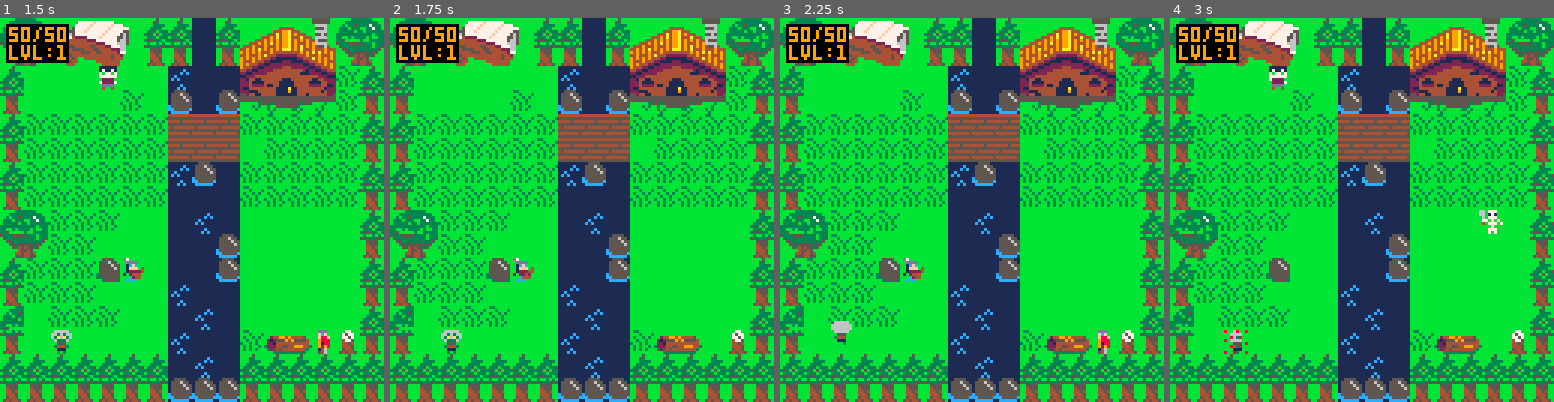
Above: before the commit, frames 1-4 (left to right).
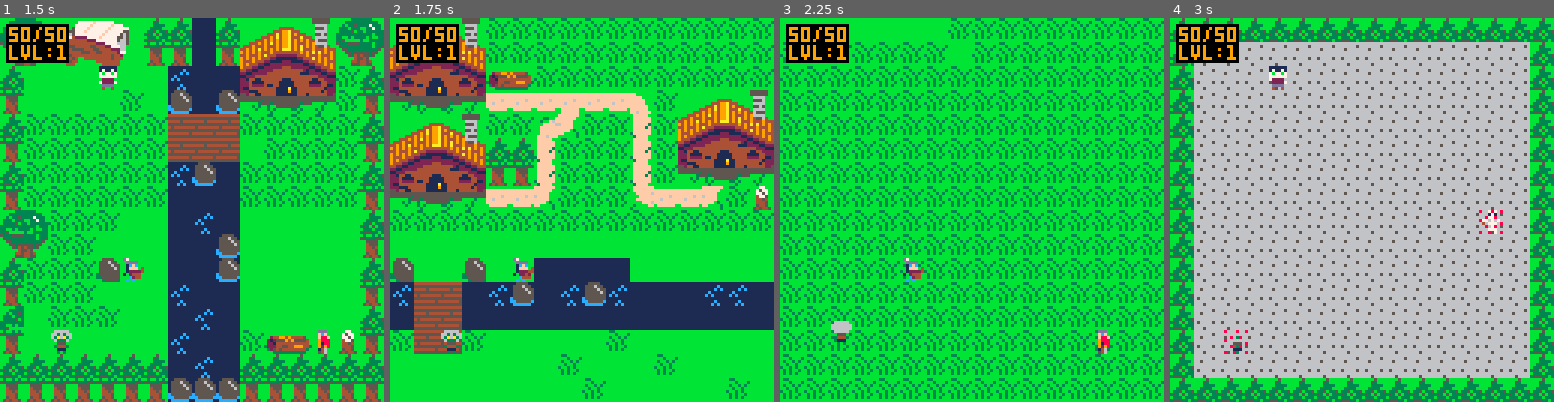
Above: after the commit, the same moments.

Repository: shaneknows/adv-game
Game: PICO-8 cartridge gettothepoint.p8
The game is run twice, just before and just after one commit, with the same random seed, the same clock (stepped at 60 frames per second) and the same inputs.
Inputs:
- Up to frame 1 (1.5 s): tap X (X key) at 0.33, 1.07 s; tap O (Z key) at 0.7 s
- Up to frame 2 (1.75 s): hold Right from 1.6 s (still down); tap O (Z key) at 1.7 s
- Up to frame 3 (2.25 s): tap X (X key) at 1.85 s; release Right at 2.1 s; tap O (Z key) at 2.1 s; hold Up from 2.15 s (still down)
- Up to frame 4 (3 s): release Up at 2.42 s; hold Right from 2.47 s (still down); tap O (Z key) at 2.5, 2.9 s; tap X (X key) at 2.97 s

Frame 1 is identical in both runs. In frame 2, 65% of the frame differs, in the area x 0-100%, y 0-100%; in frame 3, 45%; in frame 4, 87%.

Commit message:
some levels

Diff:
--- a/gettothepoint.p8
+++ b/gettothepoint.p8
@@ -14,7 +14,7 @@
 	if script_active then
 		script_update()
 	else
-		control_all(players)
+		control(p)
 	end
 
 	move_all(enemies)
@@ -29,7 +29,7 @@
 function _draw()
  cls()
  map(m.cx,m.cy,m.sx,m.sy,m.cw,m.ch,m.l)
- draw_all(players)
+ if(p) draw_o(p)
  draw_all(npcs)
 	draw_all(enemies)
 	--player stats
@@ -186,7 +186,6 @@
 -->8
 --player
 function make_player()
-	players={}
 	p = {}
 	p.hp=50
 	p.speed=1
@@ -206,31 +205,28 @@
 	p.atk_cd=0--cool down counter
 	inv={gold=0}
 	q={}
-	add(players,p)
 end
 
 --detect input for all
-function control_all(arr)
-	for p in all(arr) do
-		move(p)
-		--attack/interact
- 	if(btnp(5))then
-	 	foreach(npcs, check_npc)
-	 	--only attack if cooldown=0
-	 	if (p.atk_cd==0)then
- 		 foreach(enemies, check_enemy)
- 		 p.atk_cd=p.atk_ts
- 		end
-	 end
-	 if(btnp(4))then
-	  load_lvl(lvl+1)
-	 end
-	 --attacking
-	 if p.atk_cd>0 then
-	 	p.atk_cd-=1
-	 end
-
-	end
+function control(p)
+	move(p)
+	--attack/interact
+	if(btnp(5))then
+	foreach(npcs, check_npc)
+	--only attack if cooldown=0
+	--and we aren't talking
+	if (p.atk_cd==0 and not text)then
+	 foreach(enemies, check_enemy)
+	  p.atk_cd=p.atk_ts
+ 	end
+ end
+ if(btnp(4))then
+  load_lvl(lvl+1)
+ end
+ --attacking
+ if p.atk_cd>0 then
+ 	p.atk_cd-=1
+ end
 end
 
 --move using ai
@@ -300,15 +296,19 @@
 --draws collection of things
 function draw_all(group)
 	for i in all(group)do
-		 spr(i.a_fr,i.x,i.y,i.height,i.width,i.flip)
-		 -- attacking
-		 if (not i.atk_cd) i.atk_cd=0
-		 if (i.atk_cd > 0) then
-		  --todo: custom anims and
-		  --stop before cooldown
-		  spr(153,i.x,i.y,i.height,i.width)
-		 end
-	end
+		 draw_o(i)
+	end
+end
+
+function draw_o(i)
+ spr(i.a_fr,i.x,i.y,i.height,i.width,i.flip)
+ -- attacking
+ if (not i.atk_cd) i.atk_cd=0
+ if (i.atk_cd > 0) then
+  --todo: custom anims and
+  --stop before cooldown
+  spr(153,i.x,i.y,i.height,i.width)
+ end
 end
 -->8
 --map code
@@ -346,7 +346,7 @@
 m={}
 function load_lvl(num)
 	lvl=num
-	players={}
+	p=nil
 	npcs={}
 	enemies={}
 	e_types={}
@@ -376,12 +376,16 @@
 		add(e_types,"bt")
 	elseif(lvl==2) then
 		make_player()
+		 	-- set map
+		m={cx=16,cy=0,sx=0,sy=0,cw=120,ch=120,l=nil}
 	 add(npcs,lin)
 	 enemy_max=5
 		e_fqcy=5
 	 add(e_types,"spdr")
 	elseif(lvl==3) then
 		make_player()
+		 	-- set map
+		m={cx=32,cy=0,sx=0,sy=0,cw=120,ch=120,l=nil}
 		add(npcs,lin)
 		add(npcs,npc1)
 		enemy_max=8
@@ -389,6 +393,8 @@
 		add(e_types,"skltn")
 	elseif(lvl==4) then
 		make_player()
+		 	-- set map
+		m={cx=48,cy=0,sx=0,sy=0,cw=120,ch=120,l=nil}
 	 add(npcs,npc1)
 	 enemy_max=10
 	 e_fqcy=20
@@ -396,6 +402,8 @@
 		add(e_types,"skltn")
 	elseif(lvl==5) then
 		make_player()
+		-- set map
+		m={cx=64,cy=0,sx=0,sy=0,cw=120,ch=120,l=nil}
 	 add(npcs,v)
 	 enemy_max=10
 	 e_fqcy=30
@@ -682,7 +690,7 @@
 --move all non-player
 function move_all(group)
 	for i in all(group)do
-		move_enemy(i,players[1])
+		move_enemy(i,p)
 		-- update atk ctr
 		if i.atk_cd>0 then
 	 	i.atk_cd-=1
@@ -716,8 +724,7 @@
  local tx=t.x
  local ty=t.y
 
- -- check if within range
- -- of t to hit
+ -- don't move if in range
  if (object_in_range(e,tx,ty))return
 
 	local cl=cmap(e,e.x-1)
@@ -766,7 +772,13 @@
  end
 
 	-- collision, revert movement
-	if(cmap(e)) e.x=ex e.y=ey
+	if(cmap(e)) then
+	 e.x=ex e.y=ey
+	else
+	 --don't allow instant move
+	 -- and attack
+		e.atk_cd=30
+	end
 end
 __gfx__
 00666660006666600066666000666660006666600066666000066000000660000006600000000000000000000000000000000000000000000000000000000000
@@ -817,22 +829,22 @@
 1111111111111111c5555555bb4445bbbbbbbb45545bbbbbbb4445bb00000000bbbbb45454bb4444444445444bbbbbbb949494944422111111122444a4949494
 1111c11111111111cc55555cbb5445bbbbbbb4454454bbbbbb5445bb00000000bbbbb44544bbbbbb44444444bbbbbbbb94449444221111222111122444949444
 111c1c11111111111cccccc1b545445bbbbbb5554455bbbbb545445b00000000bbbbbb444bbbbbbbbb444444bbbbbbbb94944422112222222222211224449494
-55555555666666660000000000000000000000000000000000000000000000000000000000000000000000000000000094442211222222444222222112244494
-66666666666666560000000000000000000000000000000000000000000000000000000000000000000000000000000044221122222444444444421221122444
-55555556665666660000000000000000000000000000000000000000000000000000000000000000000000000000000022112222244444444444111222211222
-55555556666666660000000000000000000000000000000000000000000000000000000000000000000000000000000011222444444444444444444444222111
-66666666666666660000000000000000000000000000000000000000000000000000000000000000000000000000000022144114444444111444444411442222
-65555555656666560000000000000000000000000000000000000000000000000000000000000000000000000000000022241111444441111144444111144222
-65555555666666660000000000000000000000000000000000000000000000000000000000000000000000000000000022242222411441111144444222244112
-6666666666656666000000000000000000000000000000000000000000000000000000000000000000000000000000002114444444441111a114444444441222
-44444444000000000000000000000000000000000000000000000000000000000000000000000000000000000000000022211144444411119114444444414222
-55555555000000000000000000000000000000000000000000000000000000000000000000000000000000000000000055244114444411111114441444444225
-44445444000000000000000000000000000000000000000000000000000000000000000000000000000000000000000055555555555555555555555555555555
-55555555000000000000000000000000000000000000000000000000000000000000000000000000000000000000000055555553555555555555555555555555
-454444440000000000000000000000000000000000000000000000000000000000000000000000000000000000000000bbbbbb355535555555553555bbbb3bbb
-555555550000000000000000000000000000000000000000000000000000000000000000000000000000000000000000bbbb3b3bb3bb55555553bbbbbbb3bbbb
-444444450000000000000000000000000000000000000000000000000000000000000000000000000000000000000000bbbbb3bbb3b3bbbbb33b3bbbb3b3bbbb
-555555550000000000000000000000000000000000000000000000000000000000000000000000000000000000000000bbbbbbbbbb3bbbbbbbb3bbbbbb3bbbbb
+55555555666666660000000000000000000000000000000000000000bbbbbbbbbfffffbbbbbbbbbbbbbbbbbb0000000094442211222222444222222112244494
+66666666666666560000000000000000000000000000000000000000ffffffffbffffffbbbb33bbfffbbbbbb0000000044221122222444444444421221122444
+55555556665666660000000000000000000000000000000000000000ffffffffbffffffbbb3bbf6fffffbbbb0000000022112222244444444444111222211222
+55555556666666660000000000000000000000000000000000000000fffff6ffbfffff3bbbbffff6fffffbbb0000000011222444444444444444444444222111
+66666666666666660000000000000000000000000000000000000000ff6fffffbffff3fbbbfffffffffffbbb0000000022144114444444111444444411442222
+65555555656666560000000000000000000000000000000000000000ffffffffbffffffbbbffffffffffffbb0000000022241111444441111144444111144222
+65555555666666660000000000000000000000000000000000000000bffffffb3ffffffbbbffffffffffffbb0000000022242222411441111144444222244112
+66666666666566660000000000000000000000000000000000000000bbbbbbbbb3ffffbbbfff6fffff6ffffb000000002114444444441111a114444444441222
+44444444000000000000000000000000000000000000000000000000bbbbbbbb00000000bffffffffffffffb0000000022211144444411119114444444414222
+55555555000000000000000000000000000000000000000000000000ffffffff00000000bfffffffffffffbb0000000055244114444411111114441444444225
+44445444000000000000000000000000000000000000000000000000ffffffff00000000bbfffff6fffffbbb0000000055555555555555555555555555555555
+55555555000000000000000000000000000000000000000000000000fffff6ff00000000bbbfffff6ffffbbb0000000055555553555555555555555555555555
+45444444000000000000000000000000000000000000000000000000ff6fffff00000000bbfffffffffffbbb00000000bbbbbb355535555555553555bbbb3bbb
+55555555000000000000000000000000000000000000000000000000ffffffff00000000bbbbfff6ffffb3bb00000000bbbb3b3bb3bb55555553bbbbbbb3bbbb
+44444445000000000000000000000000000000000000000000000000bffffffb00000000b3bbbbffffbbbb3b00000000bbbbb3bbb3b3bbbbb33b3bbbb3b3bbbb
+55555555000000000000000000000000000000000000000000000000bffffffb000000003bbbbbbbbbbbbb3b00000000bbbbbbbbbb3bbbbbbbb3bbbbbb3bbbbb
 0050050000500500005005000050050000333f0000333f0000333f0000333f0000333f0000333f0003f3300003f3300000000000000000000000000000000000
 005555000055550000555500005555000f83f8300f83f8300f83f8300f33fff00f33fff00f33fff00ff830000ff8300000000000000000000000000000000000
 0195951011959511015555101155551103f3333003f3333003f333300ff333f00ff333f00ff333f00333f0000333f00000000000000000000000000000000000
@@ -999,22 +1011,24 @@
 0000000000000000000000000000000000000000000000000000000000000000000000000000000000000000000000000000000000000000000000000000000002020101010101010101010101010101010101000000010001010101010101010102000000000000000000000101010100000000000000000000000000000000
 0000000000000000000000000000000000000000000000000000000000000000000000000000000000000000000000000000000000000000000000000000000000000000000000000000000000000000000000000000000000000000000000000000000000000000000000000000000000000000000000000000000000000000
 __map__
-444548494a4b434351434c4d4e4f444509096a6a000000000000000000000000000000000000000000000000000000000000000000000000000000000000000000000000000000000000000000000000000000000000000000000000000000000000000000000000000000000000000000000000000000000000000000000000
-545558595a5b535351535c5d5e5f545500096a6a6a6a00000000000000000000000000000000000000000000000000000000000000000000000000000000000000000000000000000000000000000000000000000000000000000000000000000000000000000000000000000000000000000000000000000000000000000000
-434141414141415051516c6d6e6f404300e7e76a6a6a6a6a0000000000000000000000000000000000000000000000000000000000000000000000000000000000000000000000000000000000000000000000000000000000000000000000000000000000000000000000000000000000000000000000000000000000000000
-534141414140415251527c7d7e7f405300e7e7e7e7e7e76a0000000000000000000000000000000000000000000000000000000000000000000000000000000000000000000000000000000000000000000000000000000000000000000000000000000000000000000000000000000000000000000000000000000000000000
-4340404040404070707040404040404300e7e7e7e70000000000000000000000000000000000000000000000000000000000000000000000000000000000000000000000000000000000000000000000000000000000000000000000000000000000000000000000000000000000000000000000000000000000000000000000
-5340404040404070707041404040405300e70000000000000000000000000000000000000000000000000000000000000000000000000000000000000000000000000000000000000000000000000000000000000000000000000000000000000000000000000000000000000000000000000000000000000000000000000000
-4340404040404050525140404040404300000000000000000000000000000000000000000000000000000000000000000000000000000000000000000000000000000000000000000000000000000000000000000000000000000000000000000000000000000000000000000000000000000000000000000000000000000000
-5340404040404051515140404040405300000000000000000000000000000000000000000000000000000000000000000000000000000000000000000000000000000000000000000000000000000000000000000000000000000000000000000000000000000000000000000000000000000000000000000000000000000000
-4445404040414151505141414141414300000000000000000000000000000000000000000000000000000000000000000000000000000000000000000000000000000000000000000000000000000000000000000000000000000000000000000000000000000000000000000000000000000000000000000000000000000000
-5455404041414151515241414141415300000000000000000000000000000000000000000000000000000000000000000000000000000000000000000000000000000000000000000000000000000000000000000000000000000000000000000000000000000000000000000000000000000000000000000000000000000000
-4340404042414151515241414141414300000000000000000000000000000000000000000000000000000000000000000000000000000000000000000000000000000000000000000000000000000000000000000000000000000000000000000000000000000000000000000000000000000000000000000000000000000000
-5340404041414150515141414141415300000000000000000000000000000000000000000000000000000000000000000000000000000000000000000000000000000000000000000000000000000000000000000000000000000000000000000000000000000000000000000000000000000000000000000000000000000000
-44414040404141515051414141414143007f0000000000000000000000000000000000000000000000000000000000000000000000000000000000000000000000000000000000000000000000000000000000000000000000000000000000000000000000000000000000000000000000000000000000000000000000000000
-53414141414141505151404647415653007f7f6a000000000000000000000000000000000000000000000000000000000000000000000000000000000000000000000000000000000000000000000000000000000000000000000000000000000000000000000000000000000000000000000000000000000000000000000000
-43434343434343515051434343434343437f7f00000000000000000000000000000000000000000000000000000000000000000000000000000000000000000000000000000000000000000000000000000000000000000000000000000000000000000000000000000000000000000000000000000000000000000000000000
-53535353535353525252535353535353537f0000000000000000000000000000000000000000000000000000000000000000000000000000000000000000000000000000000000000000000000000000000000000000000000000000000000000000000000000000000000000000000000000000000000000000000000000000
-0000000000000000000000000000004600000000000000000000000000000000000000000000000000000000000000000000000000000000000000000000000000000000000000000000000000000000000000000000000000000000000000000000000000000000000000000000000000000000000000000000000000000000
-
-
+444548494a4b434351434c4d4e4f44454c4d4e4f404040404040404040404040414141414141414040404040404040405050505050505050505051515151515143434343434343434343434343434343000000000000000000000000000000000000000000000000000000000000000000000000000000000000000000000000
+545558595a5b535351535c5d5e5f54555c5d5e5f404040404040404040404040404040404040404140404040404040405042424242424242424242424242425143616161616161616161616161616143000000000000000000000000000000000000000000000000000000000000000000000000000000000000000000000000
+434141414141415051516c6d6e6f40436c6d6e6f464740404040404040404040404040404040404040404040404040405042414141414141414141414141425143616161616161616161616161616143000000000000000000000000000000000000000000000000000000000000000000000000000000000000000000000000
+534141414140415251527c7d7e7f40537c7d7e7f6767677767676a404c4d4e4f404040404040404040404040404040405042414141414141414141414141415143616161616161616161616161616143000000000000000000000000000000000000000000000000000000000000000000000000000000000000000000000000
+434040404040407070704040404040434c4d4e4f4040697a404068405c5d5e5f404040404040404040404040404040405040404040404040404040404040405143616161616161616161616161616143000000000000000000000000000000000000000000000000000000000000000000000000000000000000000000000000
+534040404040407070704140404040535c5d5e5f43436840404068406c6d6e6f404040404040404040404040404040405040404040404040404040404040405143616161616161616161616161616143000000000000000000000000000000000000000000000000000000000000000000000000000000000000000000000000
+434040404040405052514040404040436c6d6e6f53536840404068407c7d7e7f404040404040404040404040404040405040404040616140404040406140405143616161616161616161616161616143000000000000000000000000000000000000000000000000000000000000000000000000000000000000000000000000
+534040404040405151514040404040537c7d7e7f67677a4040407967677a4056404040404040404040404040404040405050404061614061616161406140405143616161616161616161616161616143000000000000000000000000000000000000000000000000000000000000000000000000000000000000000000000000
+4445404040414151505141414141414340404040404040404040404040404040404040404040404040404040404040405050404061616161616161616140405143616161616161616161616161616143000000000000000000000000000000000000000000000000000000000000000000000000000000000000000000000000
+5455404041414151515241414141415341414141414141414141414141414141404040404040404040404040404040405050404061616161616161616161405143616161616161616161616161616143000000000000000000000000000000000000000000000000000000000000000000000000000000000000000000000000
+4340404042414151515241414141414342414142414151515151414141414141404040404040404040404040404040405040404061616161616161616161405143616161616161616161616161616143000000000000000000000000000000000000000000000000000000000000000000000000000000000000000000000000
+5340404041414150515141414141415350707051505251505250515151505051404040404040404040404040404040405040404061616161616161616161404043616161616161616161616161616143000000000000000000000000000000000000000000000000000000000000000000000000000000000000000000000000
+4441404040414151505141414141414351707051515151515151515151515151404040404040404040404040404040405040404061616161616161616161614043616161616161616161616161616143000000000000000000000000000000000000000000000000000000000000000000000000000000000000000000000000
+5341414141414150515140464741565340707040414141414140414141414141404040404040404040404040404040405040406161616161616161616161614043616161616161616161616161616143000000000000000000000000000000000000000000000000000000000000000000000000000000000000000000000000
+4343434343434351505143434343434341414141414141404141414041414141404040404040404040404040404040405050406161616161404040404040405143616161616161616161616161616143000000000000000000000000000000000000000000000000000000000000000000000000000000000000000000000000
+5353535353535352525253535353535341414141414141414041414141414041404040404040404040404040404040405050515151515151515151515151515143434343434343434343434343434343000000000000000000000000000000000000000000000000000000000000000000000000000000000000000000000000
+0000000000000000000000000000004600000000000000000000000000000000000000000000000000000000000000000000000000000000000000000000006200000000000000000000000000000000000000000000000000000000000000000000000000000000000000000000000000000000000000000000000000000000
+0000000000000000000000000000000000000000000000000000000000000000000000000000000000000000000000000000000000000000626262626262626200000000000000000000000000000000000000000000000000000000000000000000000000000000000000000000000000000000000000000000000000000000
+0000000000000000000000000000000000000000000000000000000000000000000000000000000000000000000000000000000000000000000000626262000000000000000000000000000000000000000000000000000000000000000000000000000000000000000000000000000000000000000000000000000000000000
+
+
